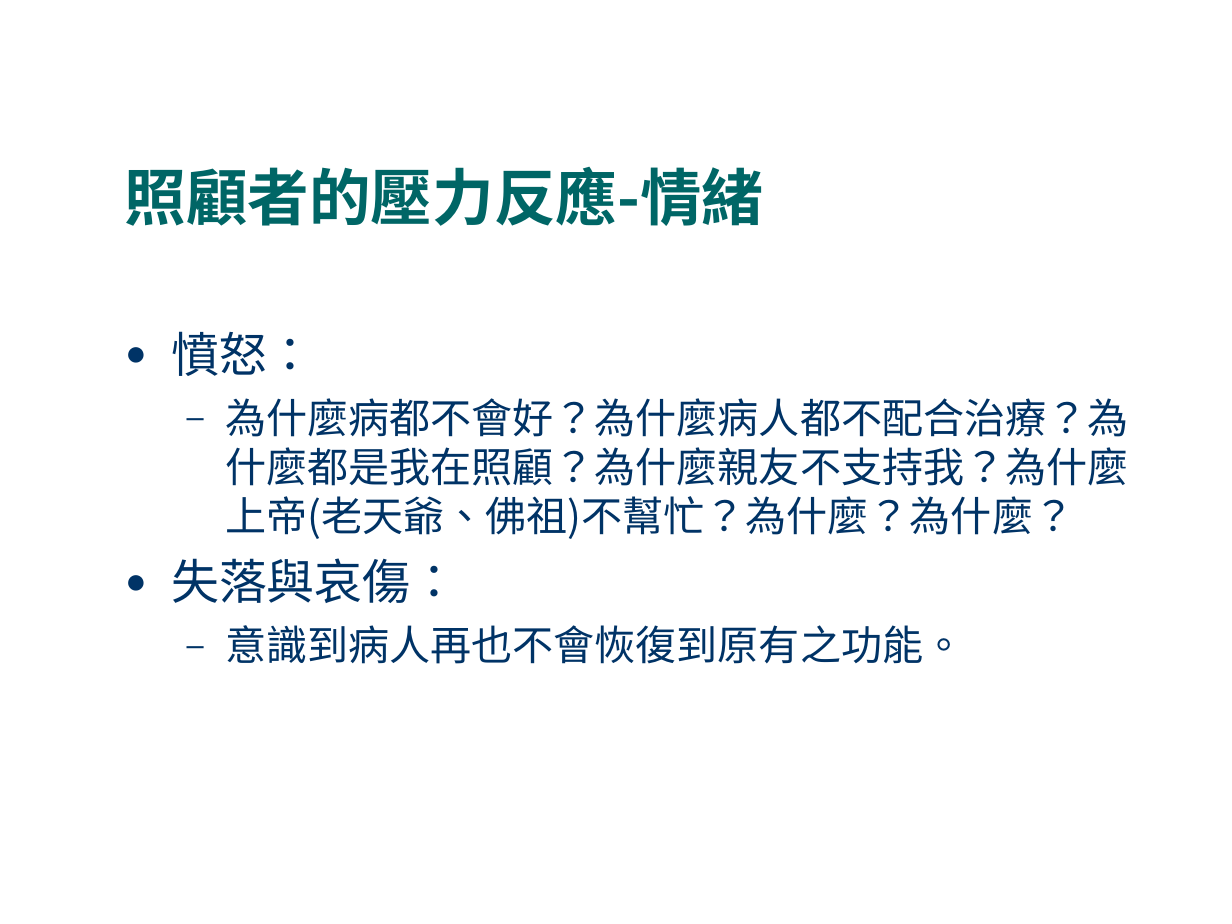
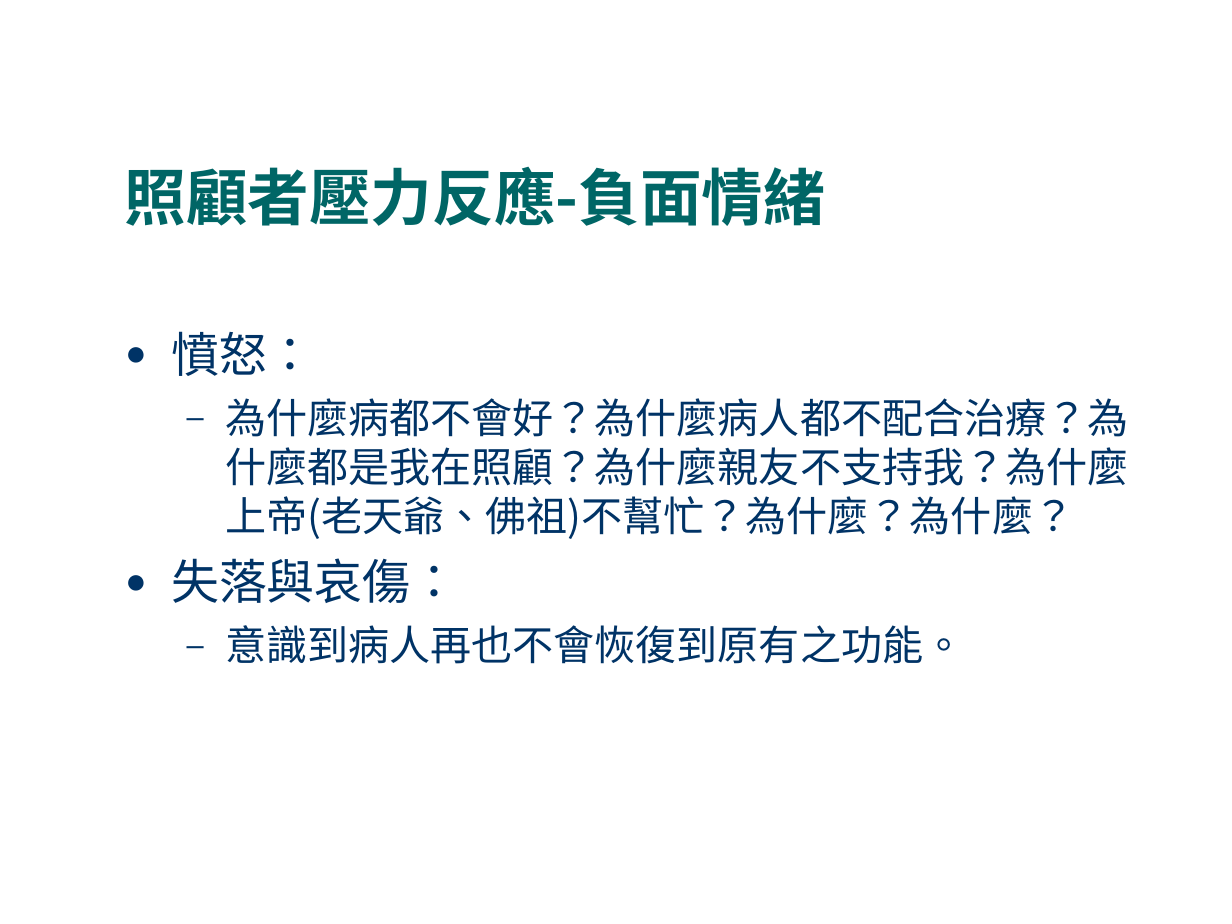
Before and after one commit to fhopecc/stxt, a slide deck: slide 15 of doc/tutorial/home_care.odp (slide 14 before the commit). Drawn at 1232x924 pixels with LibreOffice and Linux fonts; fonts in the diff are those of the drawing. Boxes give left, top, right and bottom in pixels: in the first picture for what was removed or moved away, otherwise in the second. Text is boxed around its words. In the diff, an @@ line names an element or a change of style, - is before the commit and + after.

```diff
--- a/doc/tutorial/home_care.odp
+++ b/doc/tutorial/home_care.odp
@@ title at bbox=[125, 167, 825, 226]: text changed @@
-照顧者的壓力反應-情緒
+照顧者壓力反應-負面情緒
```
Also in this commit, not shown: 6 other slides changed, 1 slide added, 2 slides removed.
